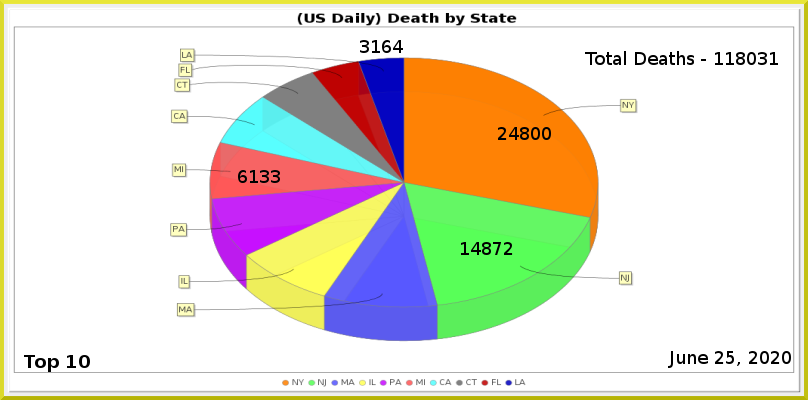
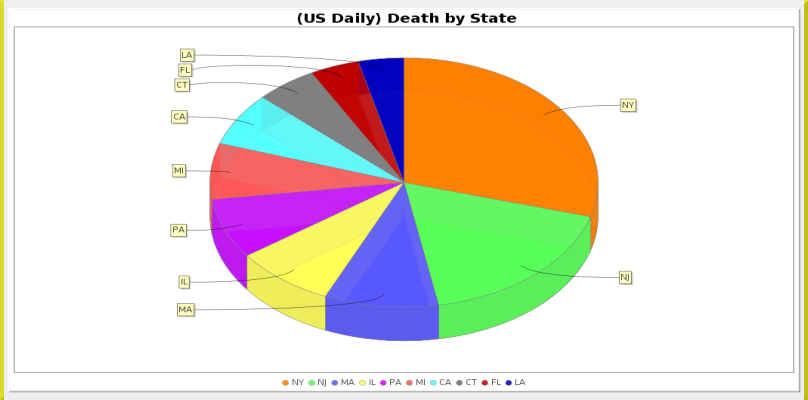
The second 808 × 400 image is a revision of the first. Changes to its layers:
added layer "Pasted Layer" above "Border Layer" over [4, 0, 804, 400]
painted on "Least" over [382, 40, 403, 53]
painted on "MI" over [271, 170, 280, 183]
painted on "NJ" over [482, 242, 513, 255]
painted on "NY" over [531, 127, 551, 140]
renamed "Total Deaths - 118031" to "Total Deaths - 118650", painted on it over [585, 51, 778, 65]
painted on "Current Date" over [726, 351, 734, 364]
